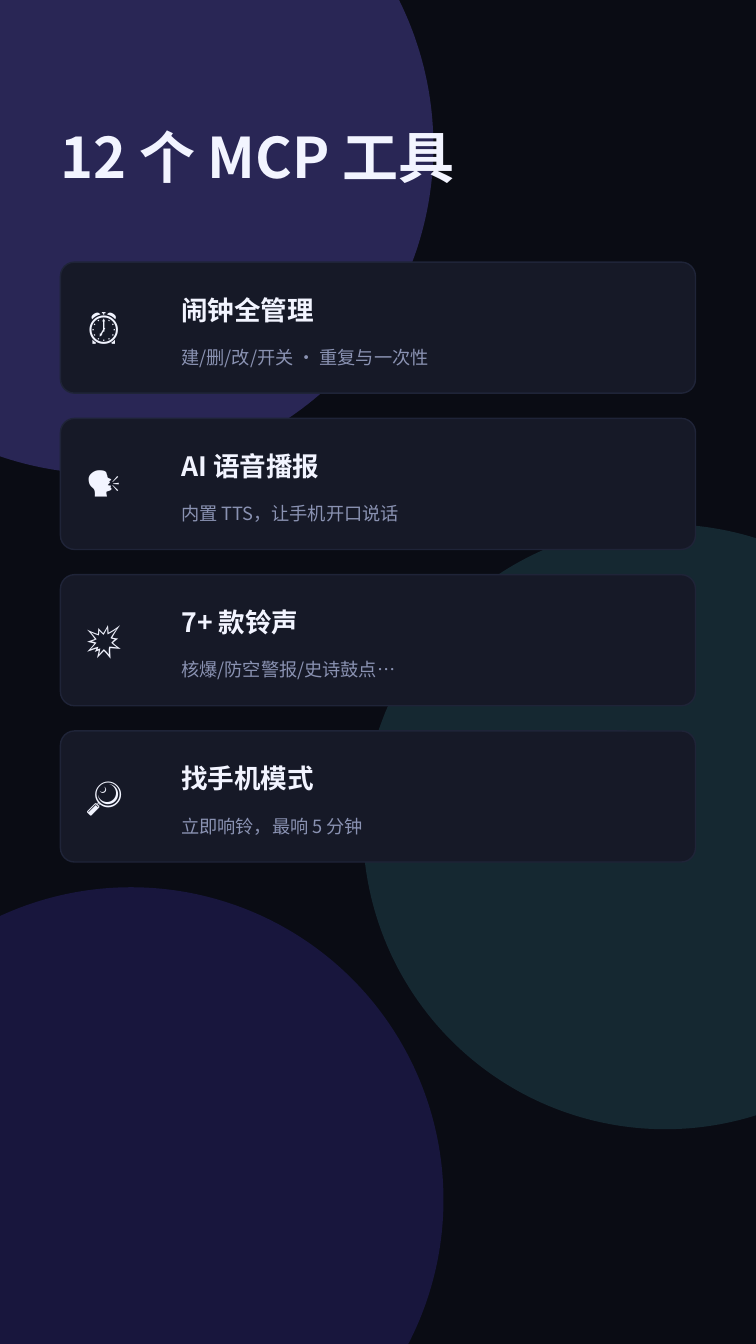
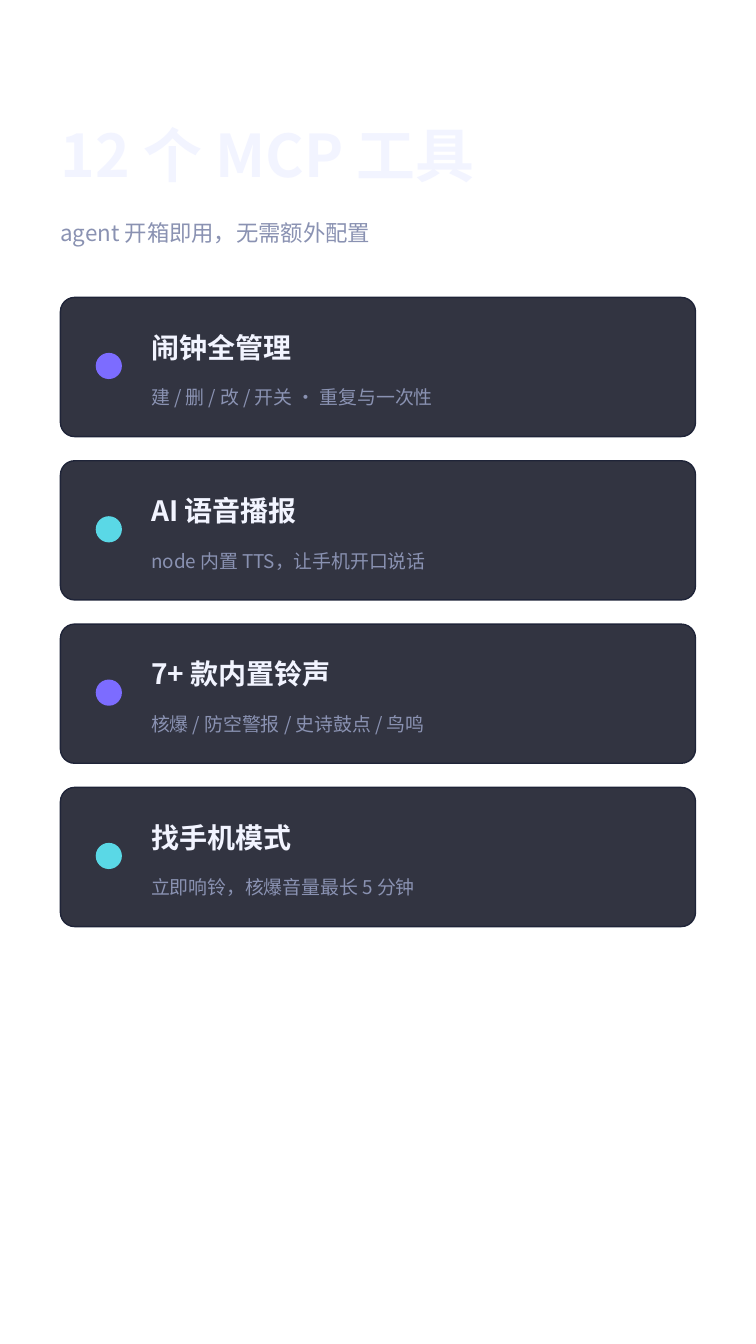
Before and after one commit to soul667/phone-alarm, a slide deck: slide 4 of docs/video/phone_alarm_xhs.pptx. Drawn at 756x1344 pixels with LibreOffice and Linux fonts; fonts in the diff are those of the drawing; background and template pictures are left out. Boxes give left, top, right and bottom in pixels: in the first picture for what was removed or moved away, otherwise in the second. Text is boxed around its words. In the diff, an @@ line names an element or a change of style, - is before the commit and + after.

```diff
--- a/docs/video/phone_alarm_xhs.pptx
+++ b/docs/video/phone_alarm_xhs.pptx
@@ background #0A0C14 to picture (left out) @@
@@ ellipse removed at [0, 0, 433, 474] @@
@@ text "12 个 MCP 工具" at [60, 106, 696, 202]: size 40 to 42 pt @@
@@ text added at [60, 222, 371, 246], 16 pt, text #8A92B2 @@
+agent 开箱即用，无需额外配置
@@ rounded rectangle: place and size @@
-rounded rectangle at [60, 262, 696, 393]
+rounded rectangle at [60, 297, 696, 436]
@@ text removed at [86, 290, 166, 361] @@
-⏰
@@ text "闹钟全管理": place and size @@
-text "闹钟全管理" at [181, 297, 314, 323]
+text "闹钟全管理" at [151, 334, 291, 361]
@@ ellipse added at [96, 353, 122, 379], fill #7C6CFF @@
@@ text at [151, 388, 433, 406]: text changed; size 13 to 13.5 pt @@
-建/删/改/开关 · 重复与一次性
+建 / 删 / 改 / 开关 · 重复与一次性
@@ text removed at [86, 447, 166, 517] @@
-🗣️
@@ rounded rectangle: place and size @@
-rounded rectangle at [60, 418, 696, 549]
+rounded rectangle at [60, 461, 696, 600]
@@ text "AI 语音播报": place and size @@
-text "AI 语音播报" at [181, 453, 319, 479]
+text "AI 语音播报" at [151, 497, 297, 524]
@@ ellipse added at [96, 516, 122, 542], fill #5AD8E6 @@
@@ ellipse removed at [363, 524, 756, 1129] @@
@@ text at [151, 552, 425, 570]: text changed; size 13 to 13.5 pt @@
-内置 TTS，让手机开口说话
+node 内置 TTS，让手机开口说话
@@ rounded rectangle: place and size @@
-rounded rectangle at [60, 575, 696, 706]
+rounded rectangle at [60, 624, 696, 763]
@@ text removed at [86, 603, 166, 673] @@
-💥
@@ ellipse added at [96, 679, 122, 706], fill #7C6CFF @@
@@ text at [151, 660, 331, 687]: text changed; size 19 to 20 pt @@
-7+ 款铃声
+7+ 款内置铃声
@@ text at [151, 715, 425, 733]: text changed; size 13 to 13.5 pt @@
-核爆/防空警报/史诗鼓点…
+核爆 / 防空警报 / 史诗鼓点 / 鸟鸣
@@ text removed at [86, 759, 166, 830] @@
-🔎
@@ fill #161927 to #161927 at 88% opacity; proportions changed in 4 elements at [60, 297, 696, 436], [60, 461, 696, 600], [60, 624, 696, 763], [60, 787, 696, 926] @@
@@ rounded rectangle: place and size @@
-rounded rectangle at [60, 731, 696, 862]
+rounded rectangle at [60, 787, 696, 926]
@@ size 19 to 20 pt in 3 elements at [151, 334, 291, 361], [151, 497, 297, 524], [151, 824, 291, 851] @@
@@ text "找手机模式": place and size @@
-text "找手机模式" at [181, 765, 314, 791]
+text "找手机模式" at [151, 824, 291, 851]
@@ ellipse added at [96, 843, 122, 869], fill #5AD8E6 @@
@@ ellipse removed at [0, 887, 444, 1344] @@
@@ text at [151, 878, 415, 896]: text changed; size 13 to 13.5 pt @@
-立即响铃，最响 5 分钟
+立即响铃，核爆音量最长 5 分钟
```
Also in this commit, not shown: 2 other slides changed, 2 slides added, 2 slides removed, 5 other files.
